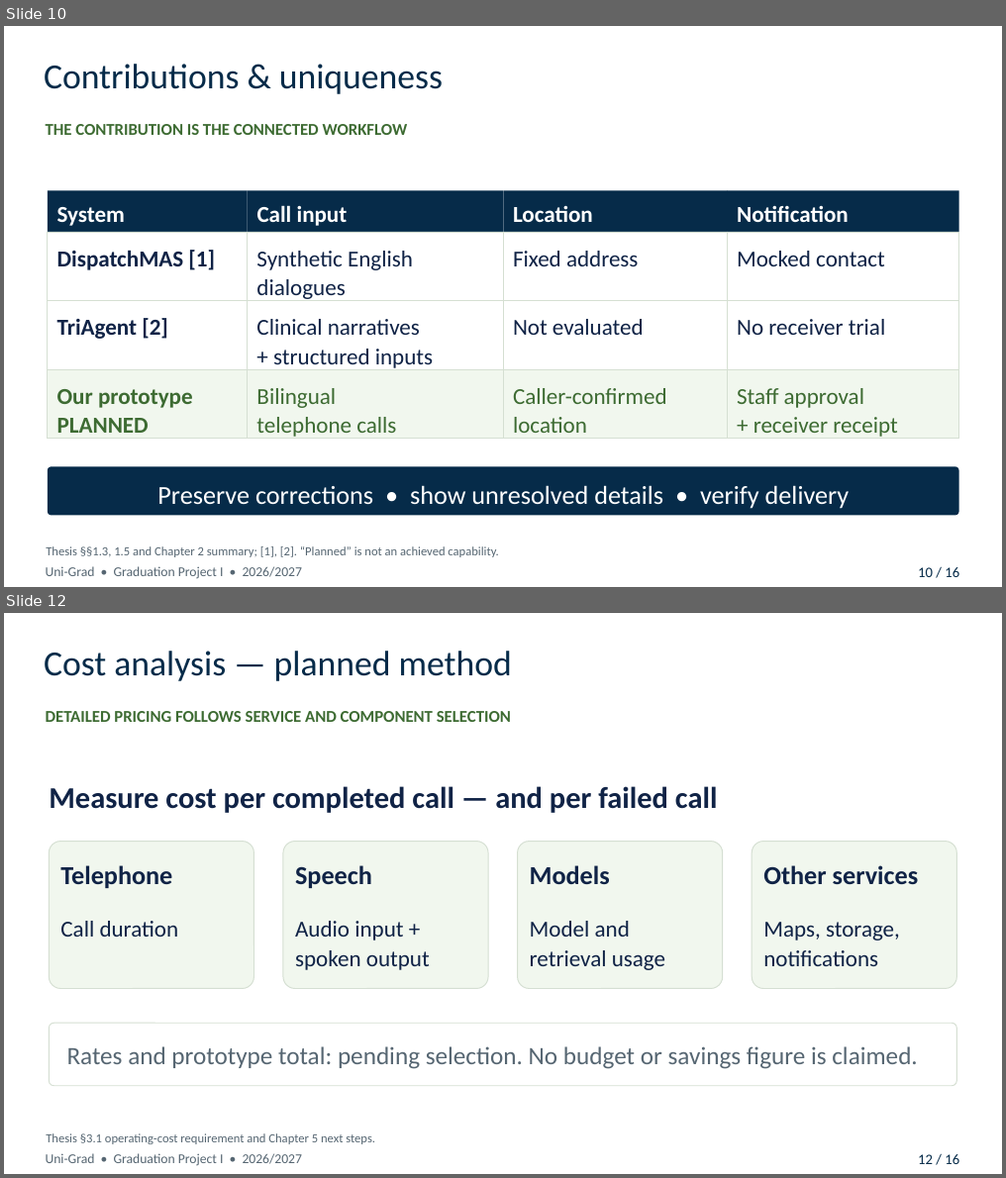
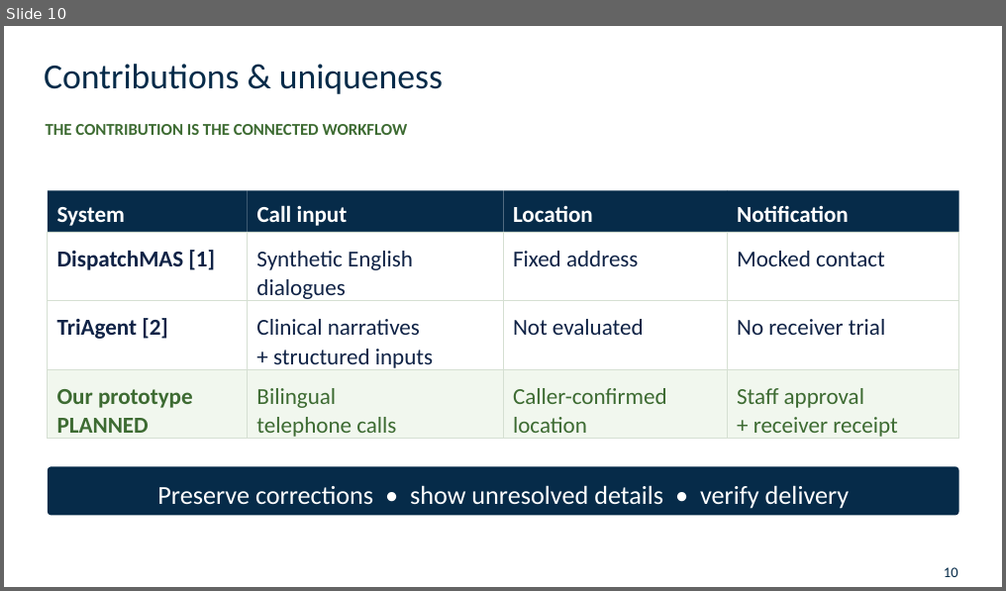
Before and after one commit to 3bdoo04/Uni-Grad, a slide deck: Review/Presentation/Uni-Grad - Midterm Presentation.pptx. Shown one above the other, each under a label of ours: slides 10 and 12 before the commit, slide 10 after it; the slides between them are not shown. The pictures are 1006x1178 and 1006x591 pixels, drawn with LibreOffice and Linux fonts; fonts in the diff are those of the drawing; background and template pictures are left out. Boxes give left, top, right and bottom in pixels: in the first picture for what was removed or moved away, otherwise in the second. Text is boxed around its words. In the diff, an @@ line names an element or a change of style, - is before the commit and + after.

```diff
--- a/Review/Presentation/Uni-Grad - Midterm Presentation.pptx
+++ b/Review/Presentation/Uni-Grad - Midterm Presentation.pptx
@@ slide 12 removed at (4,613,1002,1174), background #FFFFFF @@
@@ text removed at (44,651,512,681) @@
-Cost analysis — planned method
@@ text removed at (46,711,511,722) @@
-DETAILED PRICING FOLLOWS SERVICE AND COMPONENT SELECTION
@@ text removed at (49,786,718,813) @@
-Measure cost per completed call — and per failed call
@@ rounded rectangle removed at (49,842,254,989) @@
@@ rounded rectangle removed at (283,842,488,989) @@
@@ rounded rectangle removed at (518,842,723,989) @@
@@ rounded rectangle removed at (751,842,957,989) @@
@@ text removed at (60,865,172,888) @@
-Telephone
@@ text removed at (295,865,372,888) @@
-Speech
@@ text removed at (530,865,610,884) @@
-Models
@@ text removed at (763,865,919,884) @@
-Other services
@@ text removed at (60,921,179,937) @@
-Call duration
@@ text removed at (295,921,430,970) @@
-Audio input + spoken output
@@ text removed at (530,921,665,970) @@
-Model and retrieval usage
@@ text removed at (763,922,900,966) @@
-Maps, storage, notifications
@@ rounded rectangle removed at (49,1023,957,1086) @@
@@ text removed at (67,1047,917,1069) @@
-Rates and prototype total: pending selection. No budget or savings figure is claimed.
@@ text removed at (46,1134,375,1145) @@
-Thesis §3.1 operating-cost requirement and Chapter 5 next steps.
@@ text removed at (46,1154,303,1166) @@
-Uni-Grad • Graduation Project I • 2026/2027
@@ text removed at (918,1155,959,1164) @@
-12 / 16
@@ slide 10 changed as well @@
@@ text removed at (46,547,498,558) @@
-Thesis §§1.3, 1.5 and Chapter 2 summary; [1], [2]. “Planned” is not an achieved capability.
@@ text removed at (46,567,303,579) @@
-Uni-Grad • Graduation Project I • 2026/2027
@@ text at (944,568,958,577): text changed @@
-10 / 16
+10
```
Also in this commit, not shown: 10 other slides changed, 5 slides added, 8 other slides removed, 16 other files.
